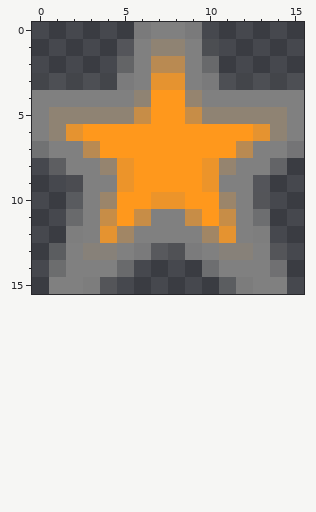
Two states of a pixel-art sprite, images/flash.png. The first picture shows the starting point.
The file is 16x16 pixels. Pixels under 10% opacity are left out. Colours within 5 levels of each other are drawn and written as one.
And afterwards:
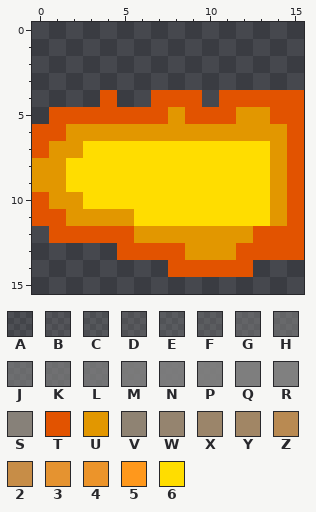
Palette (. is transparent): A #80808020  B #8080803d  C #80808043  D #8080804f  E #80808055  F #8080805e  G #8080807e  H #80808096  J #808080ad  K #808080b7  L #808080ca  M #808080e4  N #808080ea  P #808080f0  Q #808080f7  R #808080  S #878179  T #e25300  U #e29700  V #8f8373  W #95846f  X #9b856a  Y #a18665  Z #b98a52  2 #c78d47  3 #e59330  4 #ec942a  5 #ff981c  6 #ffdd00
From the commit log: Added time debt to improve pausing in local game modes. Improved the muzzle flash
Changes in this commit:
Changed rows in their new state; - is an unchanged pixel.
first column x 0:
 0 ------....------
 1 -----......-----
 2 -----......-----
 3 ................
 4 ....T..TTT.TTTTT
 5 .TTTTTTTUTTTUUTT
 6 TTUUUUUUUUUUUUUT
 7 TUU66666666666UT
 8 UU666666666666UT
 9 UU666666666666UT
10 TUU66666666666UT
11 TTUUUU66666666UT
12 -TTTTTUUUUUUUTTT
13 -....TTTTUUUTTTT
14 -.....--TTTTT..-
15 -....------....-
